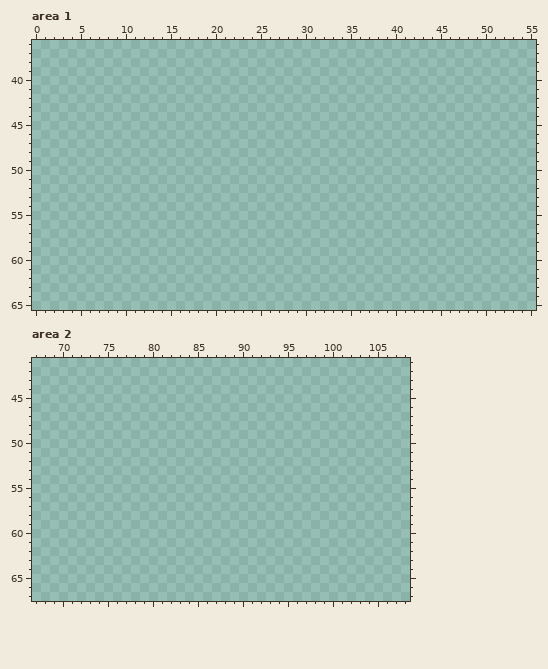
Edited in one commit: pixel-art file (Tiere/All Animals.aseprite). Above, as it was before the edit.
300x300 pixels, 1 frame. Colours within 5 levels of each other are drawn and written as one. Shown: area 1: x 0..55, y 36..65; area 2: x 67..108, y 41..67.
After:
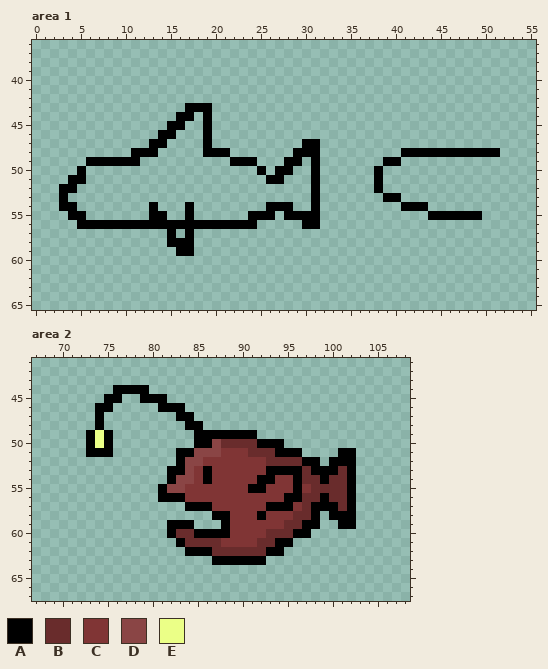
Palette (. is transparent): A #000000  B #692c2c  C #803535  D #8a4545  E #ebff87
Difference:
Area 1, layer "Layer 1":
y 43: x 17..19 ... -> AAA
y 44: x 16..17 .. -> AA; x 19 . -> A
y 45: x 15..16 .. -> AA; x 19 . -> A
y 46: x 14..15 .. -> AA; x 19 . -> A
y 47: x 13..14 .. -> AA; x 19 . -> A; x 30..31 .. -> AA
y 48: x 11..13 ... -> AAA; x 19..21 ... -> AAA; x 29..31 ... -> AAA; x 41..51 ........... -> AAAAAAAAAAA
y 49: x 6..11 ...... -> AAAAAA; x 22..24 ... -> AAA; x 28..29 .. -> AA; x 31 . -> A; x 39..40 .. -> AA
y 50: x 5 . -> A; x 25 . -> A; x 27..28 .. -> AA; x 31 . -> A; x 38 . -> A
y 51: x 4..5 .. -> AA; x 26..27 .. -> AA; x 31 . -> A; x 38 . -> A
y 52: x 3..4 .. -> AA; x 31 . -> A; x 38 . -> A
y 53: x 3 . -> A; x 31 . -> A; x 39..40 .. -> AA
y 54: x 3..4 .. -> AA; x 13 . -> A; x 17 . -> A; x 26..28 ... -> AAA; x 31 . -> A; x 41..43 ... -> AAA
y 55: x 4..5 .. -> AA; x 13..14 .. -> AA; x 17 . -> A; x 24..26 ... -> AAA; x 28..31 .... -> AAAA; x 44..49 ...... -> AAAAAA
y 56: x 5..24 .................... -> AAAAAAAAAAAAAAAAAAAA; x 30..31 .. -> AA
y 57: x 15 . -> A; x 17 . -> A
y 58: x 15..17 ... -> AAA
y 59: x 16..17 .. -> AA
Area 2, layer "Layer 1":
y 44: x 76..79 .... -> AAAA
y 45: x 75..76 .. -> AA; x 79..81 ... -> AAA
y 46: x 74..75 .. -> AA; x 81..83 ... -> AAA
y 47: x 74 . -> A; x 83..84 .. -> AA
y 48: x 74 . -> A; x 84..85 .. -> AA
y 49: x 73..75 ... -> AEA; x 85..91 ....... -> AAAAAAA
y 50: x 73..75 ... -> AEA; x 85..94 .......... -> AADBBBBAAA
y 51: x 73..75 ... -> AAA; x 83..96 .............. -> AADDDCCCBBBAAA; x 101..102 .. -> AA
y 52: x 83..98 ................ -> ADDCCCCCCCBBBBAA; x 100..102 ... -> AAA
y 53: x 82..102 ..................... -> AADCACCCCCCAAAABAAABA
y 54: x 82..102 ..................... -> ADDCACCCCCAACCABBABBA
y 55: x 81..102 ...................... -> ADDCCCCCCCAACCCACBBBBA
y 56: x 81..102 ...................... -> AAACCCCCCCCCCCAABBABBA
y 57: x 84..102 ................... -> AAACCCCCCAAACBAAABA
y 58: x 87..98 ............ -> AACCCACCCBBA; x 100..102 ... -> AAA
y 59: x 82..84 ... -> AAA; x 88..98 ........... -> ACCCCCCBBAA; x 101..102 .. -> AA
y 60: x 82..97 ................ -> ABBAAAACCCCBBBAA
y 61: x 83..95 ............. -> ABBBBCCCCBBAA
y 62: x 84..94 ........... -> AAABBBBBBAA
y 63: x 87..92 ...... -> AAAAAA
Boxes around the changes in both pictures, in picture pixels (x1, y1, x2, y2):
added: (59, 103, 320, 256)
added: (374, 148, 500, 220)
added: (86, 385, 356, 565)
